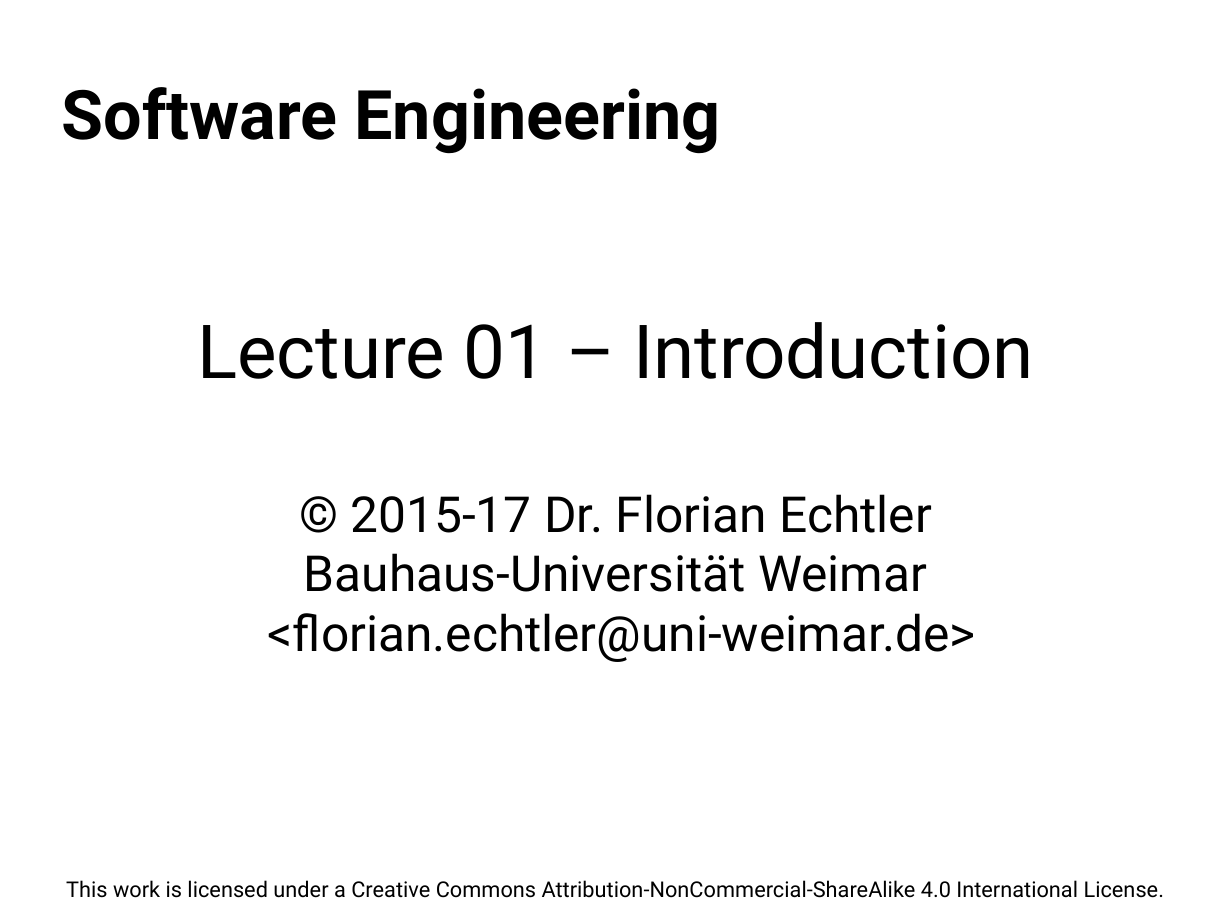
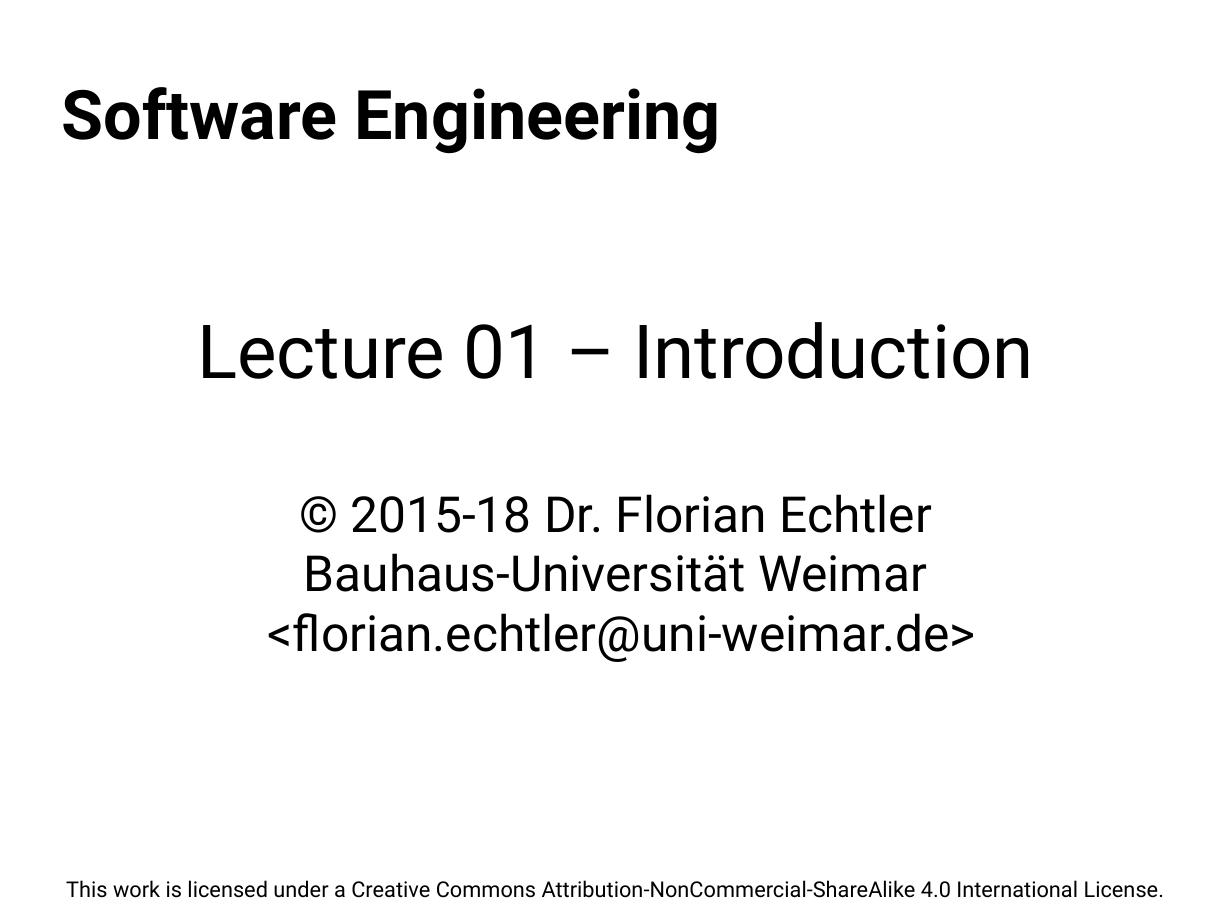
Before and after one commit to floe/software-engineering, a slide deck: slide 1 of 01-introduction.odp. Drawn at 1232x924 pixels with LibreOffice and Linux fonts; fonts in the diff are those of the drawing; background and template pictures are left out. Boxes give left, top, right and bottom in pixels: in the first picture for what was removed or moved away, otherwise in the second. Text is boxed around its words. In the diff, an @@ line names an element or a change of style, - is before the commit and + after.

```diff
--- a/01-introduction.odp
+++ b/01-introduction.odp
@@ subtitle at [350, 494, 932, 533]: text changed @@
-© 2015-17 Dr. Florian Echtler
+© 2015-18 Dr. Florian Echtler
```
Also in this commit, not shown: 15 other slides changed, 13 slides added.
